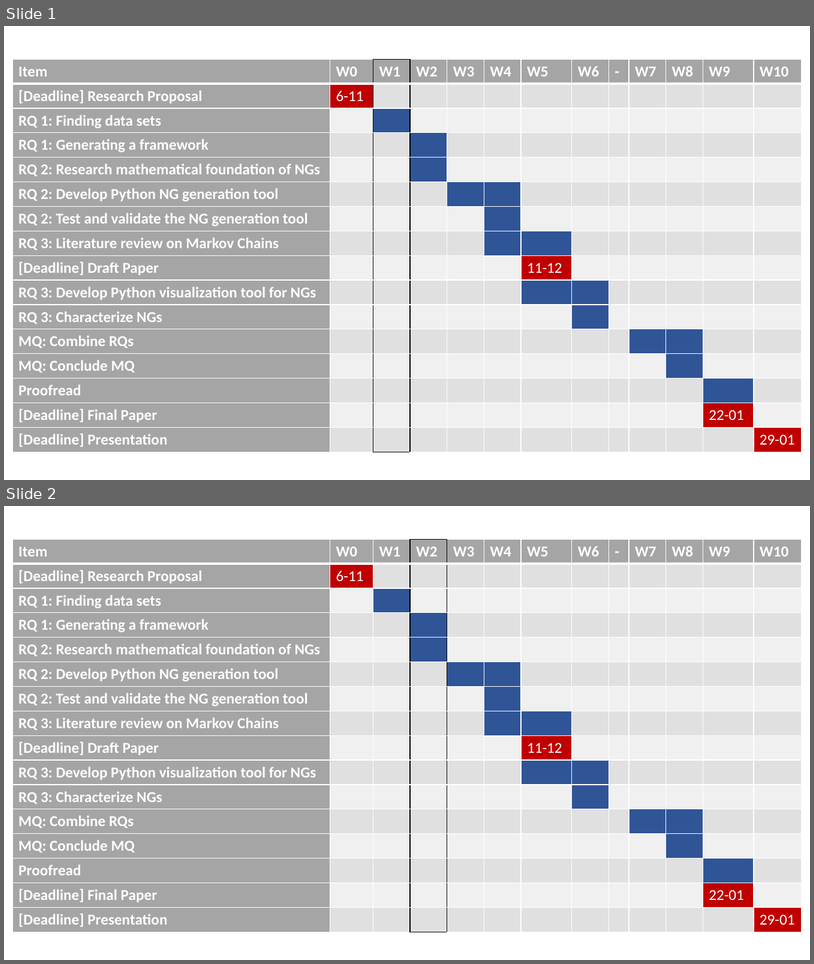
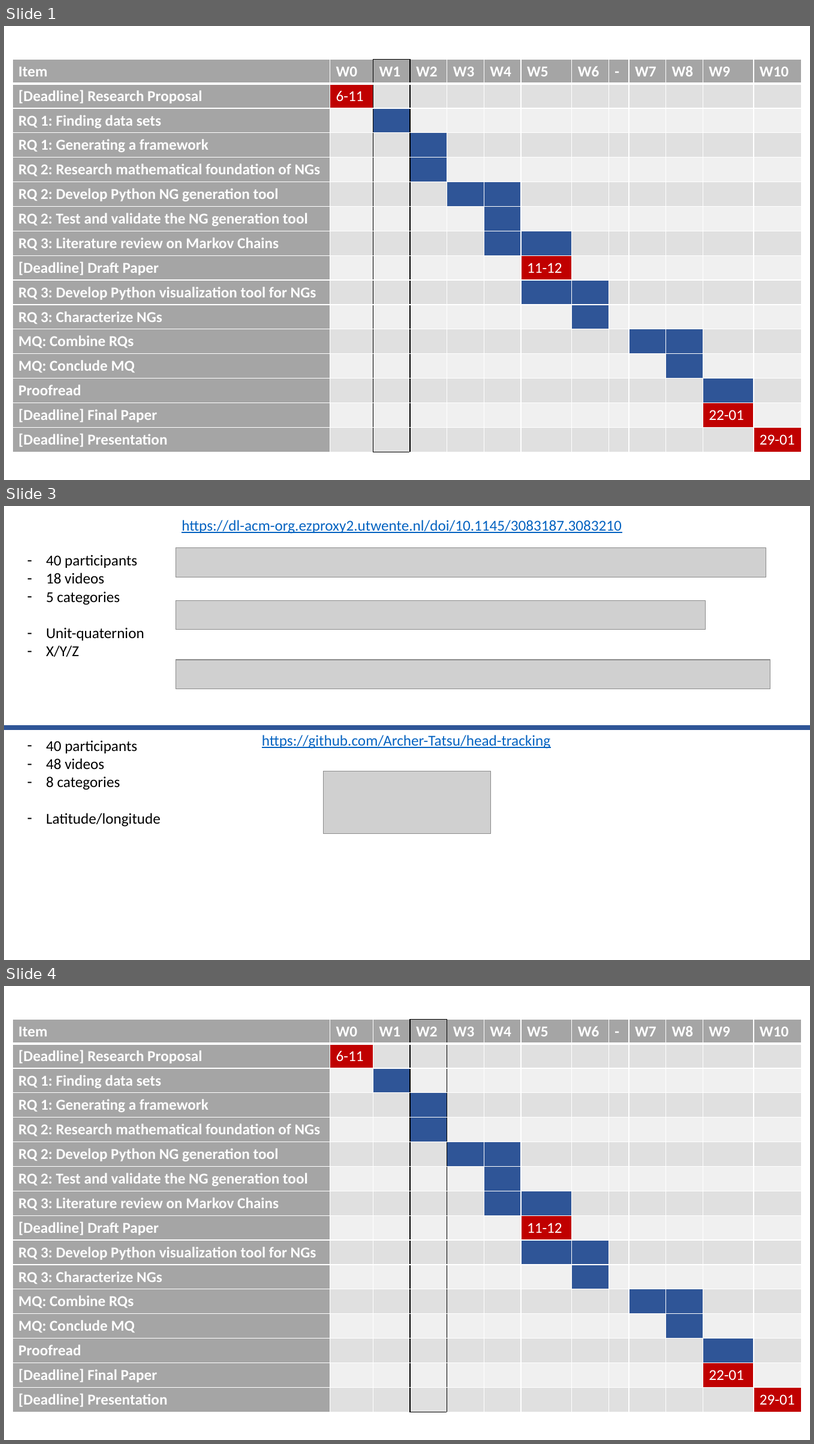
Before and after one commit to timovdk/characterizing_navigation_graphs, a slide deck: weekly_update.pptx. Shown one above the other, each under a label of ours: slides 1 and 2 before the commit, slides 1, 3 and 4 after it; the slides between them are not shown. The pictures are 814x964 and 814x1444 pixels, drawn with LibreOffice and Linux fonts; fonts in the diff are those of the drawing; grey boxes stand for pictures. Boxes give left, top, right and bottom in pixels: in the first picture for what was removed or moved away, otherwise in the second. Text is boxed around its words. In the diff, an @@ line names an element or a change of style, - is before the commit and + after.

```diff
--- a/weekly_update.pptx
+++ b/weekly_update.pptx
@@ slide 3 added at box(4, 506, 810, 960), background #FFFFFF @@
@@ text added at box(182, 520, 622, 534), 18 pt, text #0563C1, underline @@
+https://dl-acm-org.ezproxy2.utwente.nl/doi/10.1145/3083187.3083210
@@ text added at box(46, 555, 144, 657), 18 pt, text #000000 @@
+– 40 participants
+– 18 videos
+– 5 categories
+– Unit-quaternion
+– X/Y/Z
@@ picture added at box(176, 548, 766, 577) @@
@@ picture added at box(176, 600, 706, 630) @@
@@ picture added at box(176, 660, 770, 688) @@
@@ line added from (4, 727) to (810, 727), #2F5597 6 pt @@
@@ text added at box(262, 735, 551, 748), 18 pt, text #0563C1, underline @@
+https://github.com/Archer-Tatsu/head-tracking
@@ text added at box(46, 740, 161, 826), 18 pt, text #000000 @@
+– 40 participants
+– 48 videos
+– 8 categories
+– Latitude/longitude
@@ picture added at box(323, 771, 491, 833) @@
@@ what was slide 2 is now slide 4 @@
```
Also in this commit, not shown: 1 other slide added.
